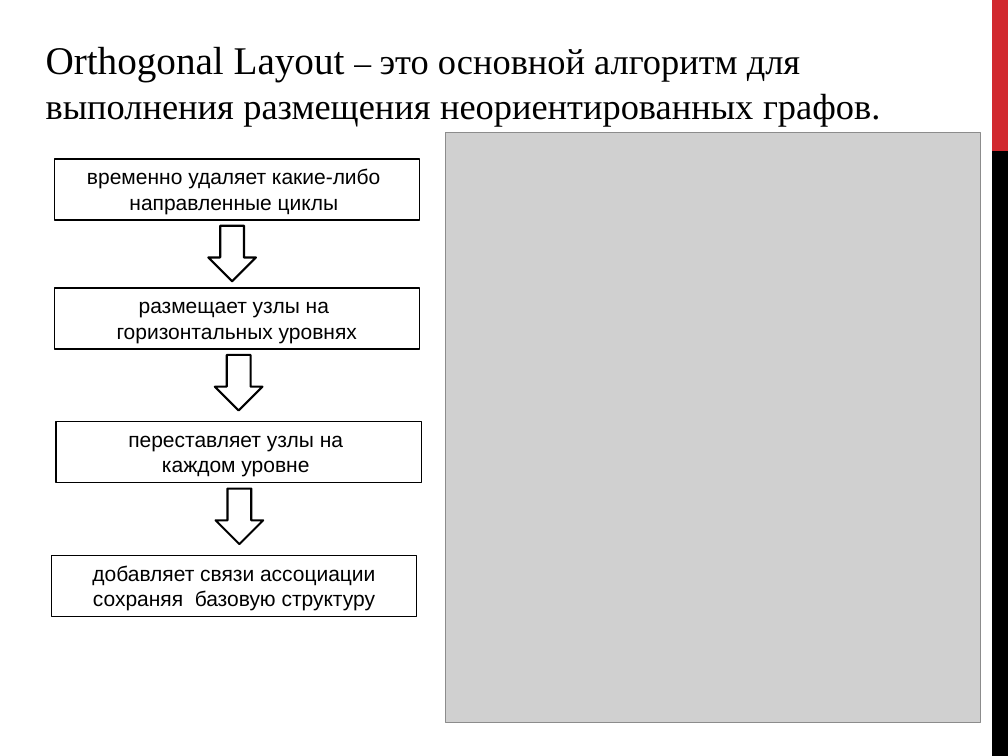
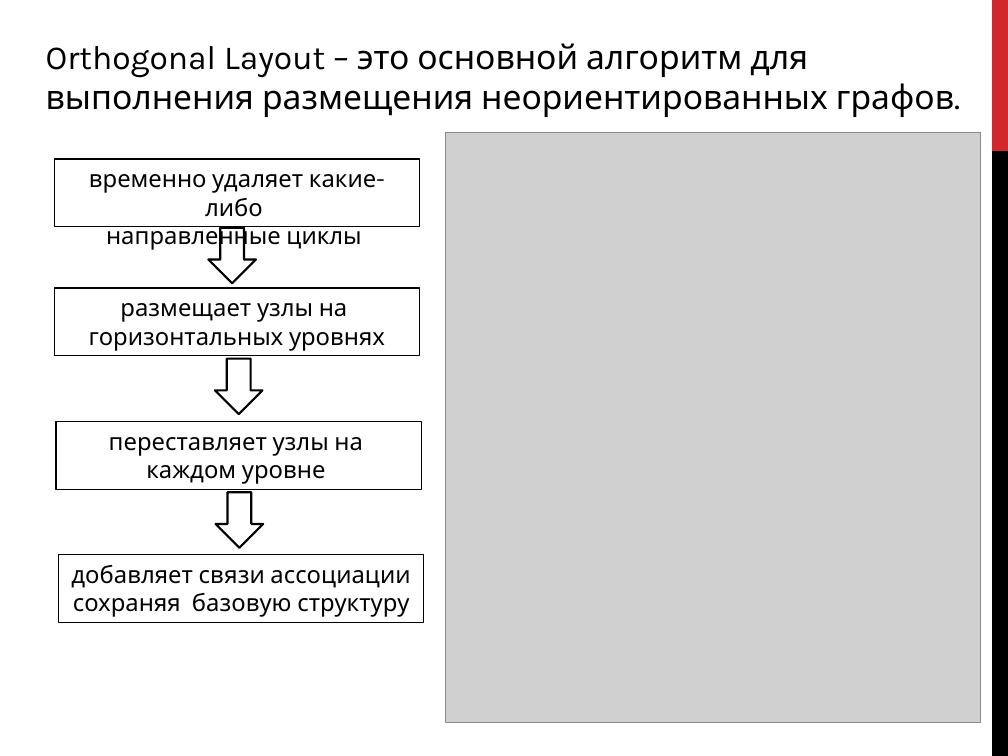
Before and after one commit to alexnodejs/onto-diploma, a slide deck: slide 3 of presentation/Slides_Viktor_Pecherskiy.pptx (slide 8 before the commit). Drawn at 1008x756 pixels with LibreOffice and Linux fonts; fonts in the diff are those of the drawing; grey boxes stand for pictures. Boxes give left, top, right and bottom in pixels: in the first picture for what was removed or moved away, otherwise in the second. Text is boxed around its words. In the diff, an @@ line names an element or a change of style, - is before the commit and + after.

```diff
--- a/presentation/Slides_Viktor_Pecherskiy.pptx
+++ b/presentation/Slides_Viktor_Pecherskiy.pptx
@@ text "Orthogonal Layout – это основной ..." at bbox=[46, 43, 954, 117]: size 28 to 24 pt in "Orthogonal Layout"; size 26 to 24 pt in "это основной алгоритм для выполнения размещения неориентиров ..."; font Times New Roman to Karla @@
@@ rectangle "временно удаляет какие-либо": place and size @@
-rectangle "временно удаляет какие-либо" at bbox=[54, 159, 419, 221]
+rectangle "временно удаляет какие-либо" at bbox=[54, 159, 419, 227]
@@ rectangle "размещает узлы на": place and size @@
-rectangle "размещает узлы на" at bbox=[54, 288, 419, 350]
+rectangle "размещает узлы на" at bbox=[54, 288, 419, 356]
@@ down arrow: place and size @@
-down arrow at bbox=[215, 355, 262, 410]
+down arrow at bbox=[215, 359, 262, 414]
@@ rectangle "переставляет узлы на": place and size @@
-rectangle "переставляет узлы на" at bbox=[56, 421, 421, 483]
+rectangle "переставляет узлы на" at bbox=[56, 421, 421, 489]
@@ size 15 to 17 pt, font Arial to Karla in 4 elements at bbox=[54, 159, 419, 227], bbox=[54, 288, 419, 356], bbox=[56, 421, 421, 489], bbox=[58, 554, 423, 622] @@
@@ rectangle "добавляет связи ассоциации": place and size @@
-rectangle "добавляет связи ассоциации" at bbox=[51, 555, 416, 617]
+rectangle "добавляет связи ассоциации" at bbox=[58, 554, 423, 622]
```
Also in this commit, not shown: 4 other slides changed, 5 slides added, 3 other files.
